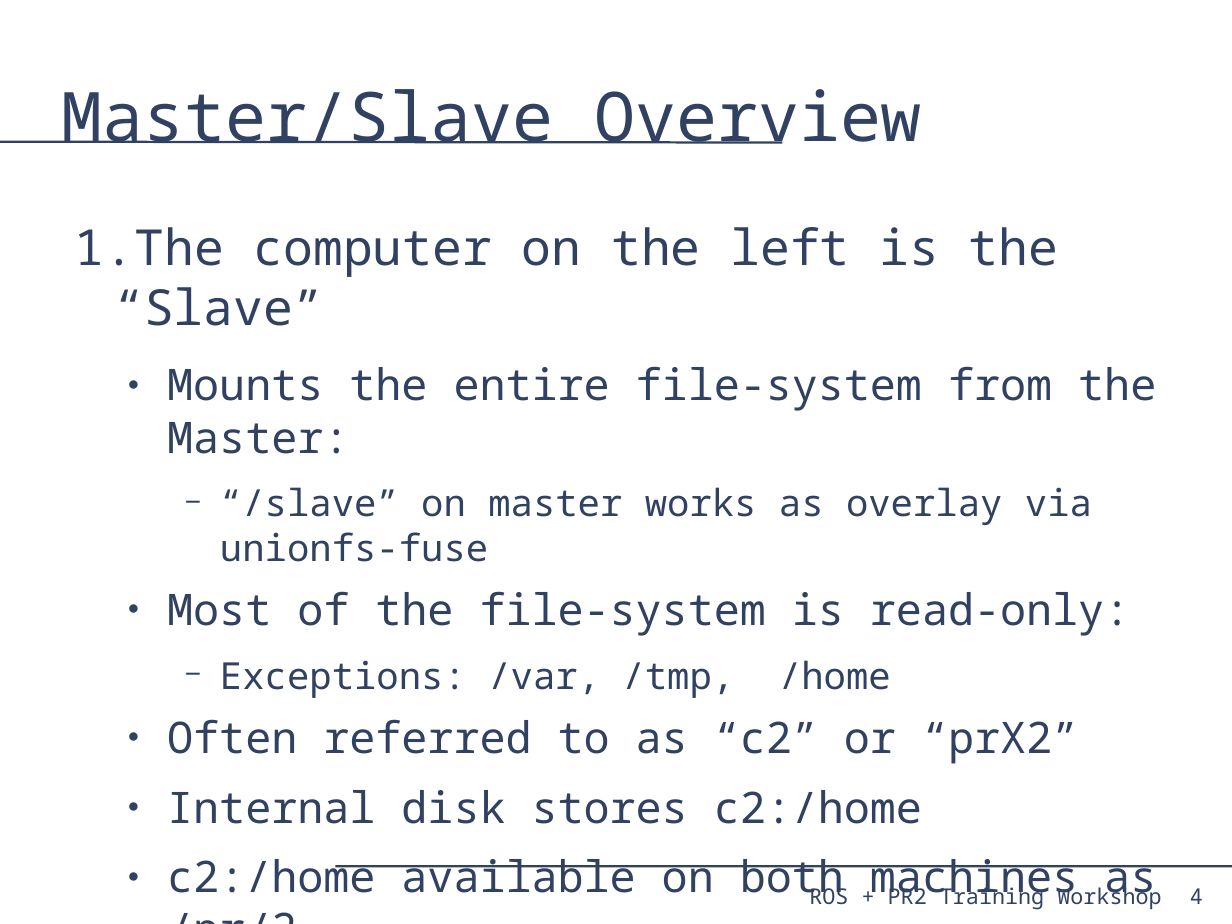
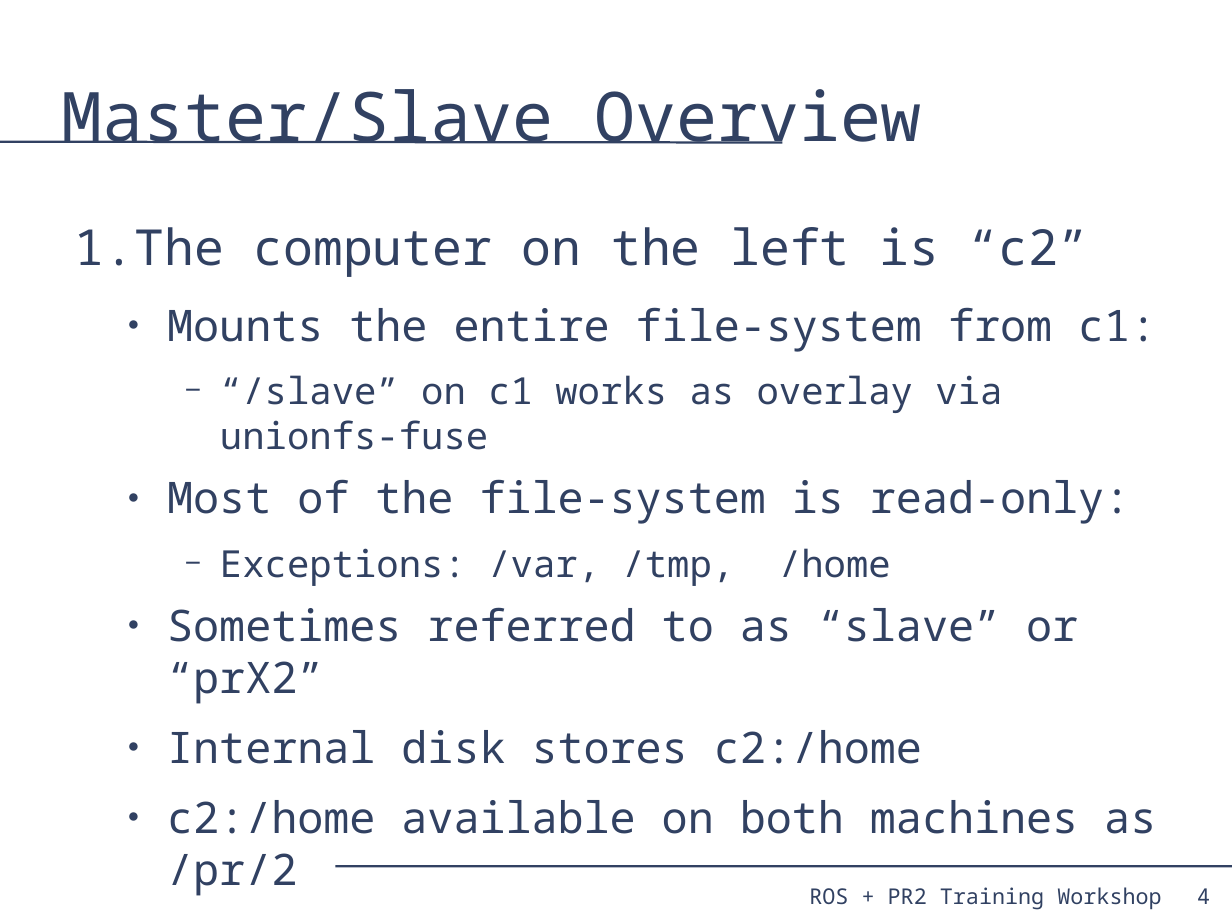
Before and after one commit to PR2/pr2_docs, a slide deck: slide 4 of pr2_training_workshop/pr2_sysadmin/pr2_syasdmin.odp. Drawn at 1232x924 pixels with LibreOffice and Linux fonts; fonts in the diff are those of the drawing. Boxes give left, top, right and bottom in pixels: in the first picture for what was removed or moved away, otherwise in the second. Text is boxed around its words. In the diff, an @@ line names an element or a change of style, - is before the commit and + after.

```diff
--- a/pr2_training_workshop/pr2_sysadmin/pr2_syasdmin.odp
+++ b/pr2_training_workshop/pr2_sysadmin/pr2_syasdmin.odp
@@ text at <box>75,227,1156,450</box>: text changed @@
-1. The computer on the left is the “Slave”
-  ● Mounts the entire file-system from the Master:
-    − “/slave” on master works as overlay via unionfs-fuse
+1. The computer on the left is “c2”
+  ● Mounts the entire file-system from c1:
+    − “/slave” on c1 works as overlay via unionfs-fuse
@@ text at <box>167,607,1078,704</box>: text changed @@
-  ● Often referred to as “c2” or “prX2”
+  ● Sometimes referred to as “slave” or “prX2”
@@ page number: place and size @@
-page number at <box>1190,888,1203,904</box>
+page number at <box>1197,888,1210,904</box>
```
Also in this commit, not shown: 17 other slides changed, 1 slide added.
